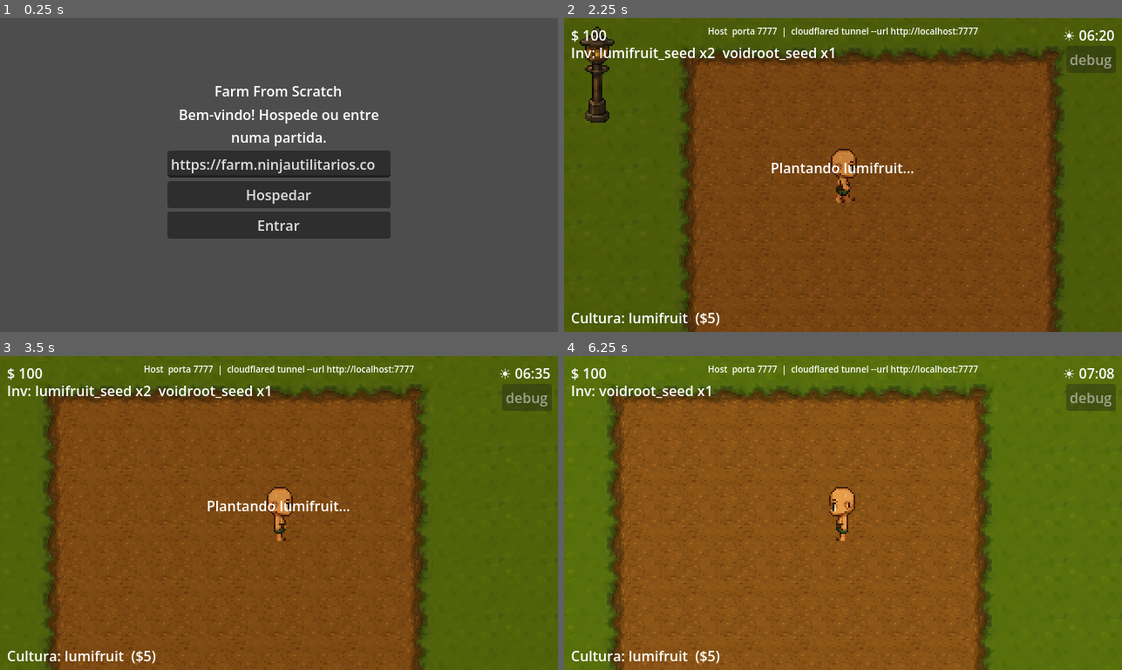
Above: before the commit, frames 1-4 (two rows, left to right).
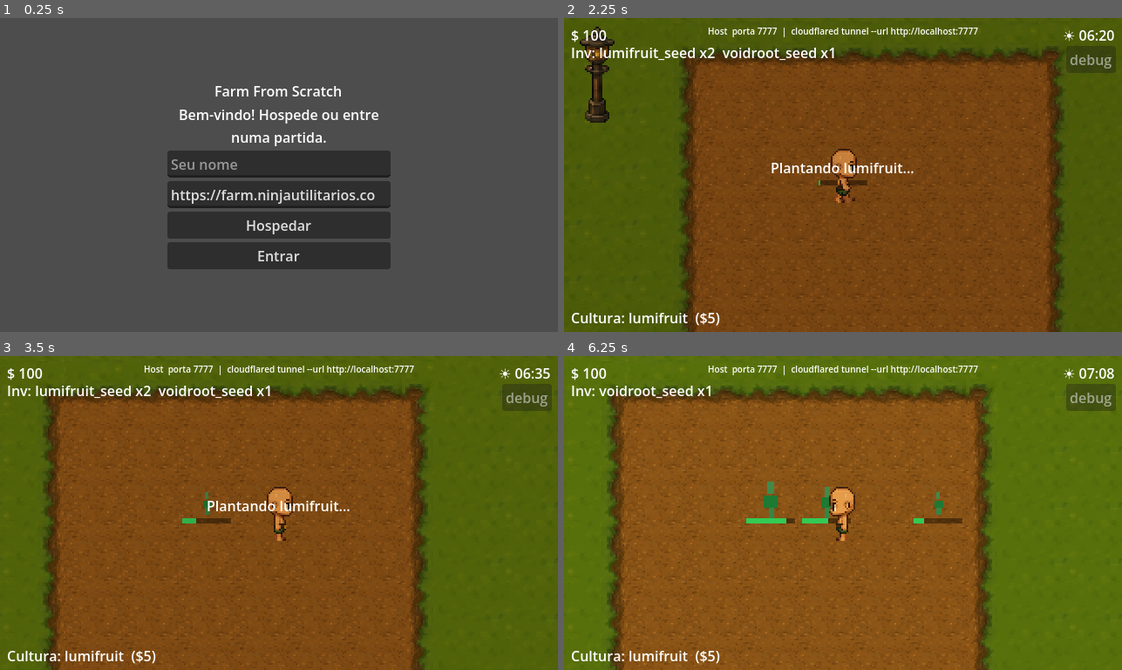
Above: after the commit, the same moments.

Repository: BrunoKagami/farm-from-scratch
Game: Godot game, scene res://scenes/Lobby.tscn
The game is run twice, just before and just after one commit, with the same random seed, the same clock (stepped at 60 frames per second) and the same inputs.
Inputs (mouse positions are in pixels of both pictures, inside the frame that each line leads up to):
- Up to frame 1 (0.25 s): no input
- Up to frame 2 (2.25 s): click "Hospedar" at 0.5 s; click "debug" at 1.25 s; tap Enter at 2 s; move the mouse to (965, 159) at 2.02 s; hold Right (ui_right) from 2.03 s (still down); hold E (interact) from 2.03 s (still down); click (965, 159) at 2.17 s
- Up to frame 3 (3.5 s): release Right (ui_right) at 2.75 s; release E (interact) at 2.75 s; drag from (167, 528) to (251, 575) at 2.77 s
- Up to frame 4 (6.25 s): tap Space at 3.5 s; move the mouse to (898, 443) at 3.52 s; hold Right (ui_right) 3.53-4.25 s; hold E (interact) 3.53-4.25 s; drag from (815, 575) to (675, 465) at 4.27 s; tap Enter at 5 s; move the mouse to (1010, 560) at 5.02 s; hold Left (ui_left) 5.03-5.75 s; hold E (interact) 5.03-5.75 s; drag from (675, 465) to (759, 434) at 5.77 s

The runs differ from the first frame. In frame 1, 4.9% of the frame differs, in the area x 30-70%, y 45-80%; in frame 2, 0.1%; in frame 3, 0.2%; in frame 4, 0.8%.

Commit message:
feat: server-side persistence for player economy and world state
Adds a name field to the Lobby — that name is now the stable identity
used to save/load a player's money, inventory, and last position
across sessions and reconnects, replacing the fragile per-connection
peer_id (which reset on every reconnect) as the persistence key.

New SaveManager autoload reads/writes JSON under res://saves/
(players/<name>.json per player, world.json for planted tiles),
keeping save files organized and out of git. WorldGrid registers the
player's name on connect (loading their save or creating a fresh
one), saves periodically alongside the existing economy resync, on
disconnect, and on server shutdown (NOTIFICATION_WM_CLOSE_REQUEST).

This also fixes the "resume at same position" issue from earlier:
position is now recovered from the player's save by name instead of
a same-session self-reported RPC, which is robust across reconnects
and server restarts.

Co-Authored-By: Claude Sonnet 4.6 <noreply@anthropic.com>

Diff:
--- a/multiplayer/NetworkManager.gd
+++ b/multiplayer/NetworkManager.gd
@@ -12,6 +12,7 @@
 
 var players: Dictionary = {}
 var is_dedicated := false
+var player_name := ""
 
 # Reconexão automática: navegador mobile suspende a aba quando a tela
 # bloqueia, e o WebSocket morre de verdade nesse meio tempo (confirmado via
--- a/project.godot
+++ b/project.godot
@@ -21,6 +21,7 @@
 GameManager="*res://scripts/GameManager.gd"
 Inventory="*res://scripts/Inventory.gd"
 NetworkManager="*res://multiplayer/NetworkManager.gd"
+SaveManager="*res://scripts/SaveManager.gd"
 
 [display]
 
--- a/scenes/Lobby.tscn
+++ b/scenes/Lobby.tscn
@@ -29,6 +29,10 @@
 horizontal_alignment = 1
 autowrap_mode = 3
 
+[node name="NameInput" type="LineEdit" parent="VBox" unique_id=110428733]
+layout_mode = 2
+placeholder_text = "Seu nome"
+
 [node name="IPInput" type="LineEdit" parent="VBox" unique_id=639399371]
 layout_mode = 2
 placeholder_text = "IP ou URL do tunel (vazio = localhost)"
--- a/scripts/Lobby.gd
+++ b/scripts/Lobby.gd
@@ -5,6 +5,7 @@
 const DEFAULT_SERVER_URL := "https://farm.ninjautilitarios.com.br"
 
 @onready var status_label: Label = $VBox/StatusLabel
+@onready var name_input: LineEdit = $VBox/NameInput
 @onready var ip_input: LineEdit  = $VBox/IPInput
 @onready var host_btn: Button    = $VBox/HostBtn
 @onready var join_btn: Button    = $VBox/JoinBtn
@@ -78,8 +79,14 @@
 		})();
 	""")
 
+func _player_name() -> String:
+	var n := name_input.text.strip_edges()
+	return n if not n.is_empty() else "Jogador%d" % (randi() % 10000)
+
 func _on_host() -> void:
-	get_node("/root/NetworkManager").host()
+	var nm := get_node("/root/NetworkManager")
+	nm.player_name = _player_name()
+	nm.host()
 	join_btn.disabled = true
 	host_btn.disabled = true
 	_start_game()
@@ -92,6 +99,7 @@
 	if addr.is_empty():
 		addr = "127.0.0.1"
 	var nm := get_node("/root/NetworkManager")
+	nm.player_name = _player_name()
 	nm.join(addr)
 	status_label.text = "Conectando a\n%s…" % nm._build_url(addr)
 	host_btn.disabled = true
--- /dev/null
+++ b/scripts/SaveManager.gd
@@ -0,0 +1,46 @@
+extends Node
+
+# Persistência server-side em JSON, organizada dentro da própria pasta do
+# projeto/servidor (não na pasta escondida de user:// do Godot), pra ficar
+# fácil de inspecionar e fazer backup.
+const SAVE_DIR := "res://saves/"
+const PLAYERS_DIR := SAVE_DIR + "players/"
+const WORLD_FILE := SAVE_DIR + "world.json"
+
+func _ready() -> void:
+	DirAccess.make_dir_recursive_absolute(PLAYERS_DIR)
+
+func _sanitize_name(name: String) -> String:
+	var clean := name.strip_edges().to_lower()
+	var regex := RegEx.new()
+	regex.compile("[^a-z0-9_-]")
+	clean = regex.sub(clean, "", true)
+	return clean if not clean.is_empty() else "jogador"
+
+func _read_json(path: String) -> Dictionary:
+	if not FileAccess.file_exists(path):
+		return {}
+	var f := FileAccess.open(path, FileAccess.READ)
+	if f == null:
+		return {}
+	var data: Variant = JSON.parse_string(f.get_as_text())
+	return data if data is Dictionary else {}
+
+func _write_json(path: String, data: Dictionary) -> void:
+	var f := FileAccess.open(path, FileAccess.WRITE)
+	if f == null:
+		push_error("SaveManager: falha ao escrever %s" % path)
+		return
+	f.store_string(JSON.stringify(data, "\t"))
+
+func load_player(name: String) -> Dictionary:
+	return _read_json(PLAYERS_DIR + _sanitize_name(name) + ".json")
+
+func save_player(name: String, state: Dictionary) -> void:
+	_write_json(PLAYERS_DIR + _sanitize_name(name) + ".json", state)
+
+func load_world() -> Dictionary:
+	return _read_json(WORLD_FILE)
+
+func save_world(state: Dictionary) -> void:
+	_write_json(WORLD_FILE, state)
--- a/scripts/WorldGrid.gd
+++ b/scripts/WorldGrid.gd
@@ -19,6 +19,7 @@
 # jogador. O cliente nunca é dono dessa verdade — Inventory/GameManager
 # locais são só um cache otimista que o servidor corrige quando diverge.
 var player_state: Dictionary = {}
+var peer_names: Dictionary = {}
 const ECONOMY_RESYNC_INTERVAL := 10.0
 var _economy_resync_timer := 0.0
 
@@ -37,36 +38,27 @@
 	if not multiplayer.is_server() and \
 	   not (multiplayer.multiplayer_peer is OfflineMultiplayerPeer):
 		rpc_id(1, "request_full_state")
+	register_my_name()
 	if nm:
 		# Reconexão automática (NetworkManager): ao reconectar, viramos um
-		# peer novo do ponto de vista do servidor — jogadores remotos e
-		# economia já voltam pelo handshake normal de conexão, mas o
-		# estado dos canteiros (tile_data) precisa ser pedido de novo.
+		# peer novo do ponto de vista do servidor — jogadores remotos já
+		# voltam pelo handshake normal de conexão, mas o estado dos
+		# canteiros (tile_data) e nosso registro de nome precisam ser
+		# pedidos de novo.
 		nm.connected_to_server.connect(_on_reconnected)
 
 func _on_reconnected() -> void:
 	if not multiplayer.is_server() and \
 	   not (multiplayer.multiplayer_peer is OfflineMultiplayerPeer):
 		rpc_id(1, "request_full_state")
-		# Reconectar nos dá um peer id novo pro servidor, que não tem
-		# memória de onde estávamos — o corpo dele nasce no spawn padrão.
-		# Avisamos a posição real assim que possível pra ele não nos puxar
-		# de volta pro spawn, e damos um respiro pra correção até essa
-		# mensagem chegar (senão dá um pulo pro spawn e depois de volta).
+		# Reconectar nos dá um peer id novo pro servidor — ele não tem
+		# memória de onde estávamos até carregarmos o save pelo nome.
+		# Suprime correção por um instante pra não saltar pro spawn
+		# enquanto isso (o corpo novo nasce lá até o save carregar).
 		var local_player := get_node_or_null("Player")
-		if local_player:
-			rpc_id(1, "_resume_at", local_player.global_position)
-			if local_player.has_method("suppress_correction"):
-				local_player.suppress_correction(1.0)
-
-@rpc("any_peer", "reliable")
-func _resume_at(pos: Vector2) -> void:
-	if not multiplayer.is_server():
-		return
-	var sender := multiplayer.get_remote_sender_id()
-	if sender == 0 or not remote_bodies.has(sender):
-		return
-	remote_bodies[sender].global_position = pos
+		if local_player and local_player.has_method("suppress_correction"):
+			local_player.suppress_correction(1.0)
+		register_my_name()
 
 func _build_grid() -> void:
 	var farm := GameData.FARM_RECT
@@ -80,6 +72,8 @@
 			var pos := Vector2i(x, y)
 			tiles[pos] = tile
 			tile_data[pos] = { "state": 0, "crop": "", "timer": 0.0, "duration": 0.0 }
+	if multiplayer.is_server():
+		_load_world_state()
 
 func get_tile(grid_pos: Vector2i) -> Node2D:
 	return tiles.get(grid_pos, null)
@@ -89,12 +83,13 @@
 func _on_player_connected(peer_id: int) -> void:
 	if multiplayer.is_server():
 		_spawn_remote_body(peer_id)
-		_init_player_state(peer_id)
 	if peer_id == multiplayer.get_unique_id():
 		return
 	_spawn_remote_player(peer_id)
 
 func _on_player_disconnected(peer_id: int) -> void:
+	if multiplayer.is_server():
+		_save_player_state(peer_id)
 	if remote_players.has(peer_id):
 		remote_players[peer_id].queue_free()
 		remote_players.erase(peer_id)
@@ -103,6 +98,7 @@
 		remote_bodies.erase(peer_id)
 	peer_inputs.erase(peer_id)
 	player_state.erase(peer_id)
+	peer_names.erase(peer_id)
 
 func _spawn_remote_player(peer_id: int) -> void:
 	if remote_players.has(peer_id):
@@ -175,12 +171,16 @@
 		# Resync periódico: garante que dinheiro/inventário do cliente nunca
 		# fiquem divergentes para sempre por um RPC perdido — de tempo em
 		# tempo o servidor reafirma a verdade pra todo mundo, igual já
-		# fazemos com o horário do dia.
+		# fazemos com o horário do dia. Aproveita o mesmo timer pra salvar
+		# em disco — perde no máximo ECONOMY_RESYNC_INTERVAL segundos de
+		# progresso se o servidor cair sem o save de desconexão/shutdown.
 		_economy_resync_timer += delta
 		if _economy_resync_timer >= ECONOMY_RESYNC_INTERVAL:
 			_economy_resync_timer = 0.0
 			for peer_id in player_state.keys():
 				_push_economy_state(peer_id)
+				_save_player_state(peer_id)
+			_save_world_state()
 	else:
 		# Interpolação visual local — sem autoridade, só para exibir progresso suavemente
 		for pos in tile_data.keys():
@@ -264,13 +264,106 @@
 # (plantar, colher, comprar, vender); o servidor valida contra o
 # player_state real e empurra o resultado de volta.
 
-func _init_player_state(peer_id: int) -> void:
-	if not player_state.has(peer_id):
+# Identidade entre sessões: nome digitado no Lobby. Servidor dedicado
+# (sem $Player) não tem ninguém pra registrar.
+func register_my_name() -> void:
+	if DisplayServer.get_name() == "headless" and multiplayer.is_server():
+		return
+	var nm := get_node_or_null("/root/NetworkManager")
+	var player_name: String = nm.player_name if nm else ""
+	if multiplayer.is_server():
+		_register_name(player_name)
+	else:
+		rpc_id(1, "_register_name", player_name)
+
+@rpc("any_peer", "reliable")
+func _register_name(player_name: String) -> void:
+	if not multiplayer.is_server():
+		return
+	var sender := multiplayer.get_remote_sender_id()
+	var peer_id := sender if sender != 0 else multiplayer.get_unique_id()
+	var clean: String = player_name.strip_edges()
+	if clean.is_empty():
+		clean = "Jogador%d" % peer_id
+	peer_names[peer_id] = clean
+	var saved := SaveManager.load_player(clean)
+	if saved.is_empty():
 		player_state[peer_id] = {
 			"money": 100,
 			"inventory": { "lumifruit_seed": 3, "voidroot_seed": 1 },
 		}
+	else:
+		player_state[peer_id] = {
+			"money": int(saved.get("money", 100)),
+			"inventory": saved.get("inventory", {}),
+		}
+		if saved.has("pos"):
+			var p: Array = saved["pos"]
+			_set_player_position(peer_id, Vector2(p[0], p[1]))
 	_push_economy_state(peer_id)
+
+func _set_player_position(peer_id: int, pos: Vector2) -> void:
+	if peer_id == multiplayer.get_unique_id():
+		var local_player := get_node_or_null("Player")
+		if local_player:
+			local_player.global_position = pos
+	elif remote_bodies.has(peer_id):
+		remote_bodies[peer_id].global_position = pos
+
+func _get_player_position(peer_id: int) -> Vector2:
+	if peer_id == multiplayer.get_unique_id():
+		var local_player := get_node_or_null("Player")
+		return local_player.global_position if local_player else GameData.PLAYER_SPAWN
+	if remote_bodies.has(peer_id):
+		return remote_bodies[peer_id].global_position
+	return GameData.PLAYER_SPAWN
+
+func _save_player_state(peer_id: int) -> void:
+	if not player_state.has(peer_id) or not peer_names.has(peer_id):
+		return
+	var st: Dictionary = player_state[peer_id]
+	var pos := _get_player_position(peer_id)
+	SaveManager.save_player(peer_names[peer_id], {
+		"money": st["money"],
+		"inventory": st["inventory"],
+		"pos": [pos.x, pos.y],
+	})
+
+func _load_world_state() -> void:
+	var saved := SaveManager.load_world()
+	var arr: Array = saved.get("tiles", [])
+	for entry in arr:
+		var pos := Vector2i(int(entry.get("x", 0)), int(entry.get("y", 0)))
+		if not tile_data.has(pos):
+			continue
+		tile_data[pos] = {
+			"state": int(entry.get("state", 0)),
+			"crop": entry.get("crop", ""),
+			"timer": float(entry.get("timer", 0.0)),
+			"duration": float(entry.get("duration", 0.0)),
+		}
+		_sync_tile_visual(pos)
+
+func _save_world_state() -> void:
+	var arr: Array = []
+	for pos in tile_data.keys():
+		var td: Dictionary = tile_data[pos]
+		if td["state"] == 0:
+			continue
+		arr.append({
+			"x": pos.x, "y": pos.y,
+			"state": td["state"], "crop": td["crop"],
+			"timer": td["timer"], "duration": td["duration"],
+		})
+	SaveManager.save_world({ "tiles": arr })
+
+# Salva tudo antes do servidor encerrar (fechar a janela / Ctrl+C),
+# pra não perder progresso entre o último resync periódico e a queda.
+func _notification(what: int) -> void:
+	if what == NOTIFICATION_WM_CLOSE_REQUEST and multiplayer.is_server():
+		for peer_id in player_state.keys():
+			_save_player_state(peer_id)
+		_save_world_state()
 
 func _push_economy_state(peer_id: int) -> void:
 	var st: Dictionary = player_state.get(peer_id, {})
Not shown, changed: .gitignore
